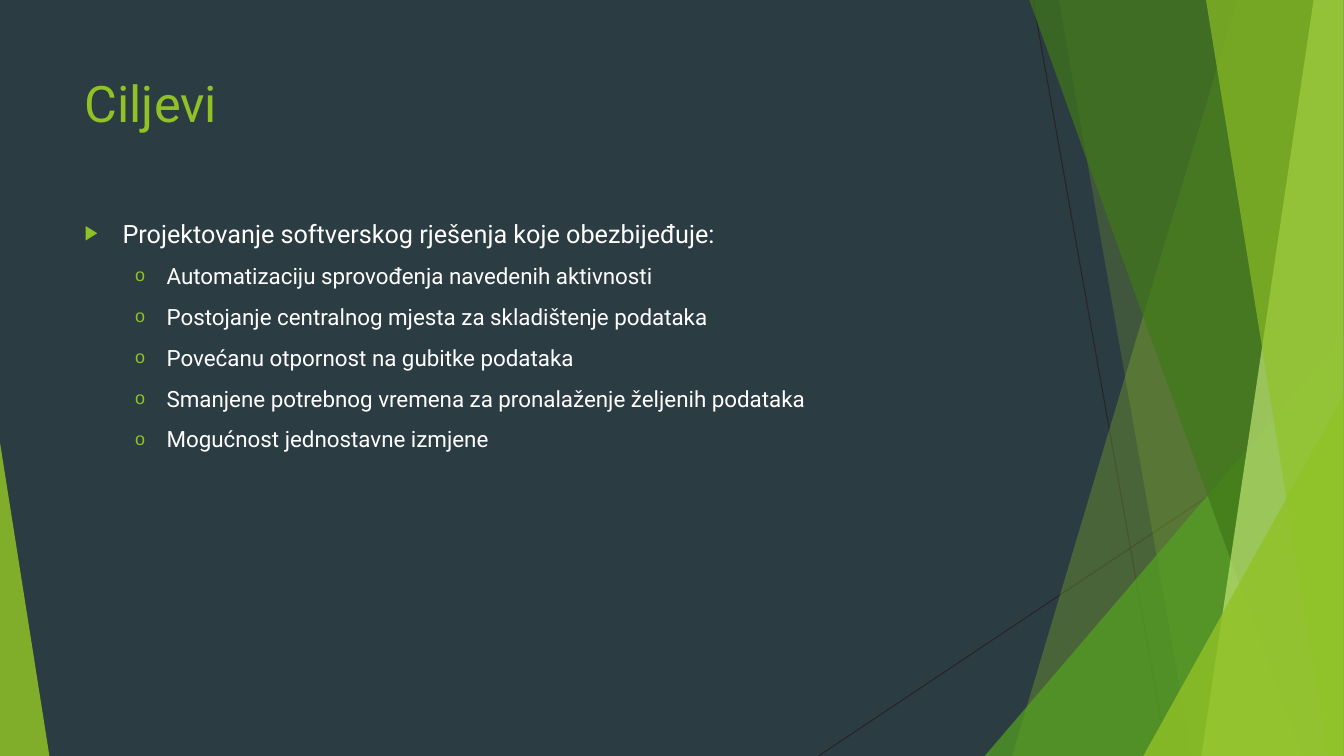
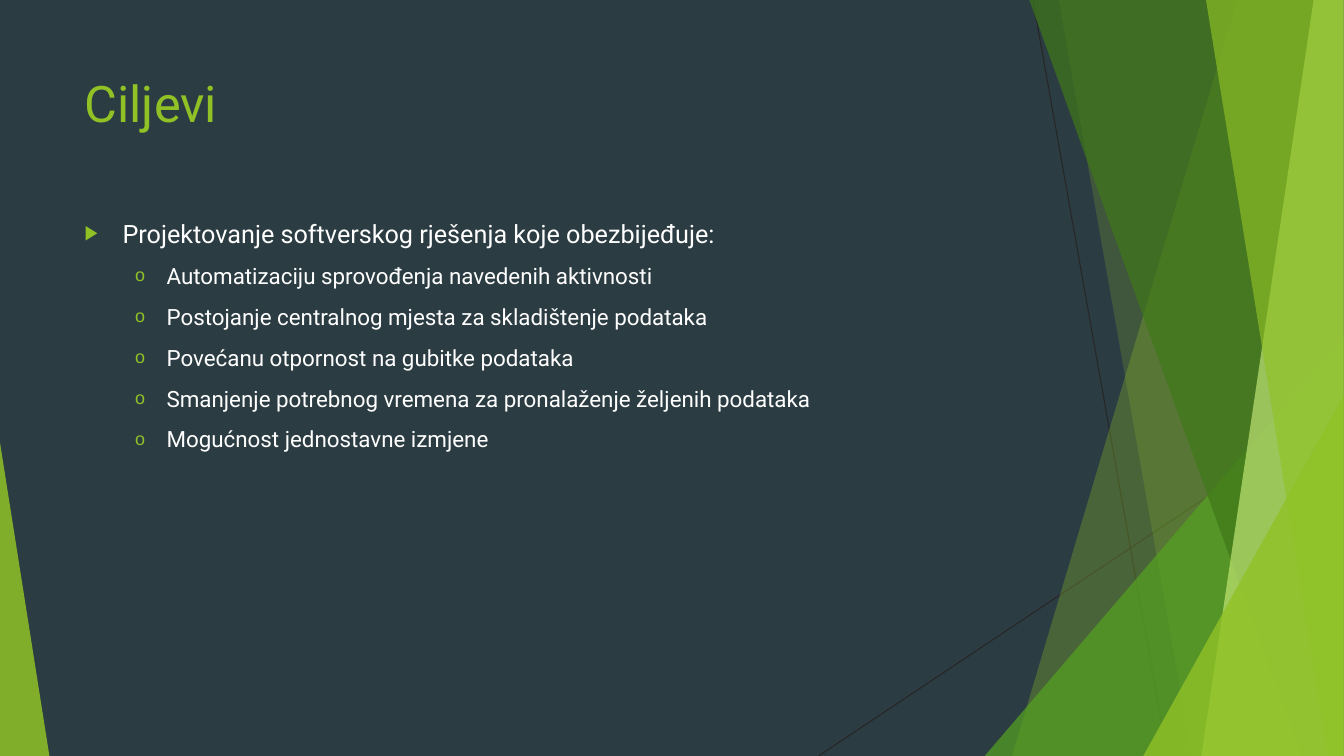
Before and after one commit to dilic995/Rasadnik, a slide deck: slide 4 of dokumentacija/predaja/Rasadnik_Prezentacija.pptx. Drawn at 1344x756 pixels with LibreOffice and Linux fonts; fonts in the diff are those of the drawing. Boxes give left, top, right and bottom in pixels: in the first picture for what was removed or moved away, otherwise in the second. Text is boxed around its words. In the diff, an @@ line names an element or a change of style, - is before the commit and + after.

```diff
--- a/dokumentacija/predaja/Rasadnik_Prezentacija.pptx
+++ b/dokumentacija/predaja/Rasadnik_Prezentacija.pptx
@@ text at bbox=[167, 390, 810, 412]: text changed @@
-  o Smanjene potrebnog vremena za pronalaženje željenih podataka
+  o Smanjenje potrebnog vremena za pronalaženje željenih podataka
```
Also in this commit, not shown: 4 other files.
